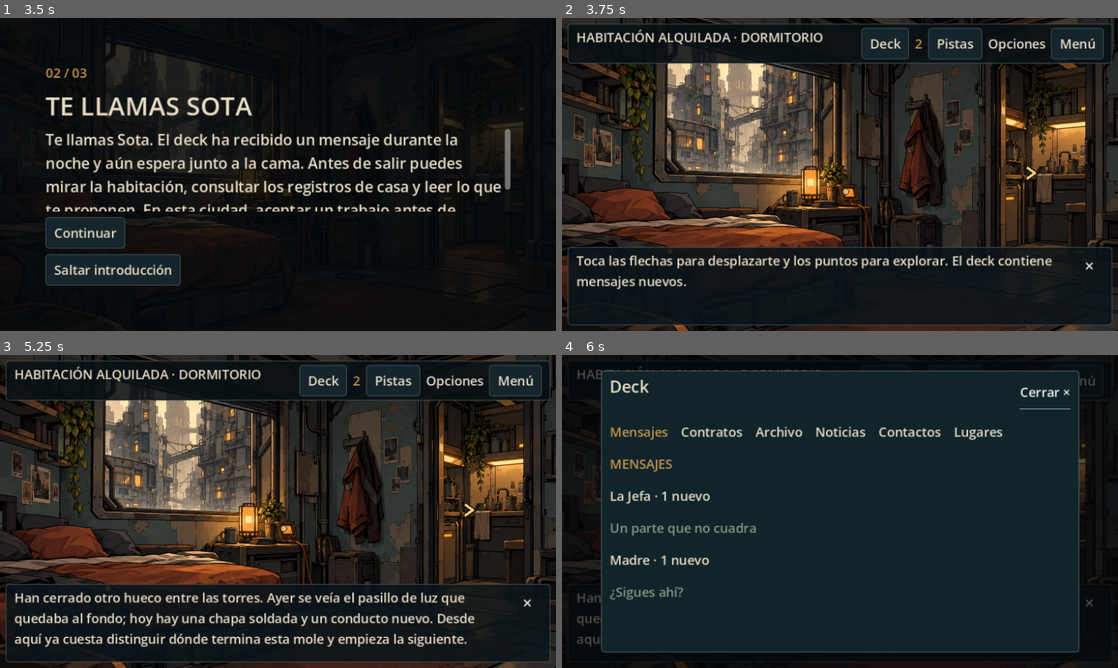
Above: before the commit, frames 1-4 (two rows, left to right).
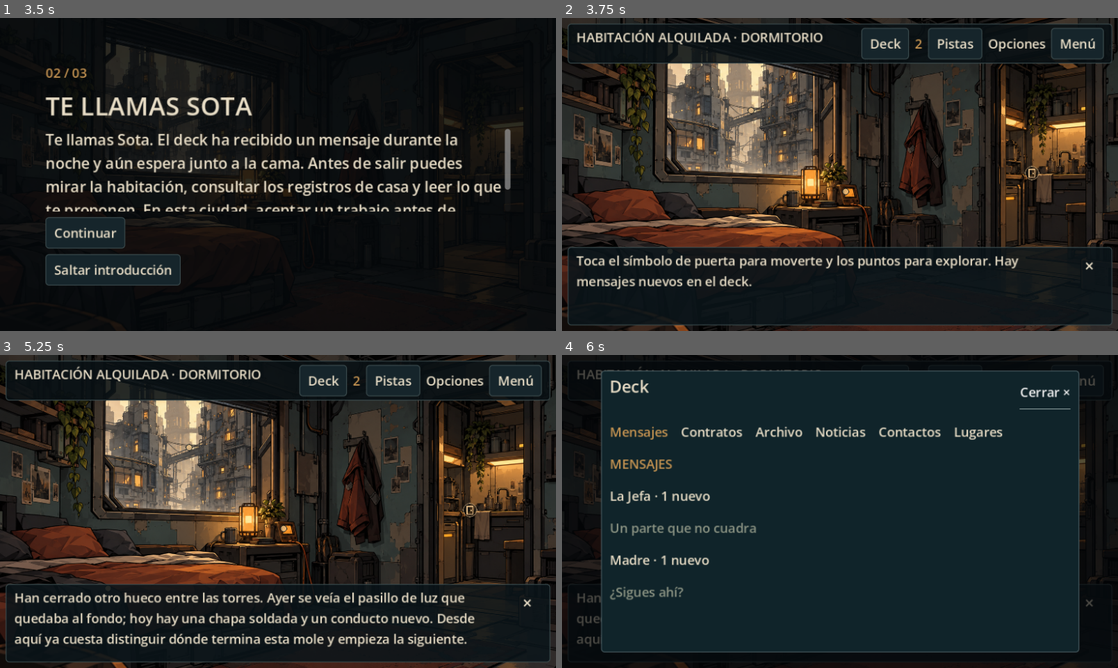
Above: after the commit, the same moments.

Repository: isradev-git/arrecife-game
Game: Godot game, scene res://scenes/main.tscn
Two runs of this game, one before a commit and one after it. Both use one fixed random seed, a clock stepped at 60 frames per second and the inputs below.
Inputs (mouse positions are in pixels of both pictures, inside the frame that each line leads up to):
- Up to frame 1 (3.5 s): tap Enter at 0.5, 0.6 s; move the mouse to (400, 158) at 0.52 s; click (400, 158) at 0.67 s; tap Space at 0.77, 1.25, 1.52 s; move the mouse to (166, 190) at 1.27 s; tap Keypad Enter at 1.35 s; click (166, 190) at 1.42 s; click "Jugar" at 2 s; click "Continuar" at 2.75 s
- Up to frame 2 (3.75 s): click "Saltar introducción" at 3.5 s
- Up to frame 3 (5.25 s): click (105, 589) at 4.27 s; click (189, 445) at 5.02 s
- Up to frame 4 (6 s): click (845, 530) at 5.77 s

Frame 1 is identical in both runs. In frame 2, 1.9% of the frame differs, in the area x 8-89%, y 47-86%; in frame 3, less than 0.1%; in frame 4, nothing differs.

Commit message:
fix: usar iconos de puerta discretos para las rutas

Diff:
--- a/game/scripts/ui/main.gd
+++ b/game/scripts/ui/main.gd
@@ -347,7 +347,7 @@
 
 func enter_exploration() -> void:
 	show_exploration()
-	observe("Toca las flechas para desplazarte y los puntos para explorar. El deck contiene mensajes nuevos.")
+	observe("Toca el símbolo de puerta para moverte y los puntos para explorar. Hay mensajes nuevos en el deck.")
 
 func show_exploration() -> void:
 	dismiss_observation()
--- a/game/scripts/ui/viewpoint.gd
+++ b/game/scripts/ui/viewpoint.gd
@@ -52,16 +52,27 @@
 		add_child(node)
 		spots.append(node)
 		if hotspot.type == "NAVIGATION":
-			var marker := Control.new()
+			var marker := Panel.new()
 			marker.mouse_filter = Control.MOUSE_FILTER_IGNORE
-			marker.size = Vector2(24, 24)
-			for width in [7.0, 3.5]:
-				var chevron := Line2D.new()
-				chevron.points = PackedVector2Array([Vector2(5, 4), Vector2(16, 12), Vector2(5, 20)])
-				chevron.width = width
-				chevron.default_color = Color(0.04, 0.08, 0.10, 0.95) if width == 7.0 else Color(0.98, 0.79, 0.47)
-				chevron.antialiased = true
-				marker.add_child(chevron)
+			var style := StyleBoxFlat.new()
+			style.bg_color = Color(0.025, 0.055, 0.065, 0.42)
+			style.border_color = Color(0.87, 0.73, 0.54, 0.72)
+			style.set_border_width_all(1)
+			style.set_corner_radius_all(10)
+			marker.add_theme_stylebox_override("panel", style)
+			marker.size = Vector2(20, 20)
+			var door := Line2D.new()
+			door.points = PackedVector2Array([Vector2(6, 16), Vector2(6, 5), Vector2(14, 5), Vector2(14, 16), Vector2(6, 16)])
+			door.width = 1.5
+			door.default_color = Color(0.97, 0.80, 0.57, 0.88)
+			door.antialiased = true
+			marker.add_child(door)
+			var knob := ColorRect.new()
+			knob.color = door.default_color
+			knob.mouse_filter = Control.MOUSE_FILTER_IGNORE
+			knob.position = Vector2(11, 10)
+			knob.size = Vector2(2, 2)
+			marker.add_child(knob)
 			node.add_child(marker)
 		else:
 			var marker := Panel.new()
--- a/game/tests/run.gd
+++ b/game/tests/run.gd
@@ -255,7 +255,7 @@
 	await press("Saltar introducción")
 	check(is_instance_valid(app.current_view), "Introducción saltable")
 	check(app.get("ambience_player") is AudioStreamPlayer and app.ambience_player.stream is AudioStreamWAV and app.ambience_player.stream.loop_mode == AudioStreamWAV.LOOP_FORWARD, "Ambiente sonoro en bucle en exploración")
-	check(app.exploration_footer.visible and app.observation.text.begins_with("Toca las flechas para desplazarte y los puntos para explorar"), "Primera entrada explica rutas e interacciones")
+	check(app.exploration_footer.visible and app.observation.text.begins_with("Toca el símbolo de puerta para moverte y los puntos para explorar"), "Primera entrada explica rutas e interacciones")
 	await capture("03_dormitorio")
 	await press("· La cama")
 	check(app.exploration_footer.visible and app.observation.text == content.story.observations.bed, "La observación aparece al tocar la cama")
@@ -665,7 +665,7 @@
 			check(button.size.x <= 48.1 and button.size.y <= 48.1, "Área táctil acotada " + str(resolution) + " " + str(button.size))
 			var marker := button.get_child(0) as Control
 			var navigation: bool = button.get_meta("hotspot").type == "NAVIGATION"
-			check((marker.get_child_count() == 2 and marker.get_child(0) is Line2D and marker.size == Vector2(24, 24)) if navigation else (marker is Panel and marker.size == Vector2(10, 10)), "Ruta distinta de interacción " + str(resolution))
+			check((marker is Panel and marker.size == Vector2(20, 20) and marker.get_child_count() == 2 and marker.get_child(0) is Line2D and (marker.get_theme_stylebox("panel") as StyleBoxFlat).corner_radius_top_left == 10) if navigation else (marker is Panel and marker.size == Vector2(10, 10)), "Puerta circular distinta del punto " + str(resolution))
 			check(marker.position.is_equal_approx((button.size - marker.size) * 0.5), "Indicador centrado en el área pulsable " + str(resolution))
 			if navigation and resolution == Vector2i(844, 390):
 				check(not marker.get_global_rect().intersects(app.exploration_header.get_global_rect()), "Ruta fuera de la cabecera " + button.get_meta("hotspot").id)
Not shown, changed: README.md
Not shown, changed: docs/GAME_DESIGN.md
Not shown, changed: docs/VALIDACION.md
Not shown, changed: docs/evidence/navegacion_fiebre_844x390.png
Not shown, added: docs/evidence/navegacion_galeria_1280x720.png
Not shown, changed: docs/evidence/navegacion_velvet_844x390.png
Not shown, changed: proceso/ESTADO_DEL_PROYECTO.md
Not shown, changed: task.md
